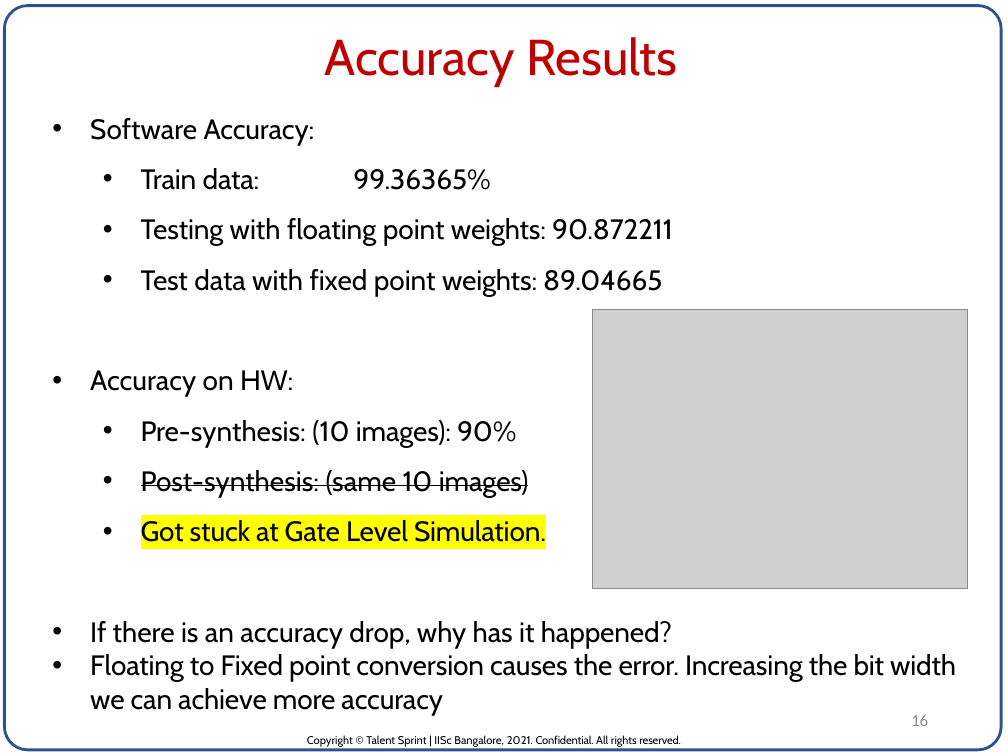
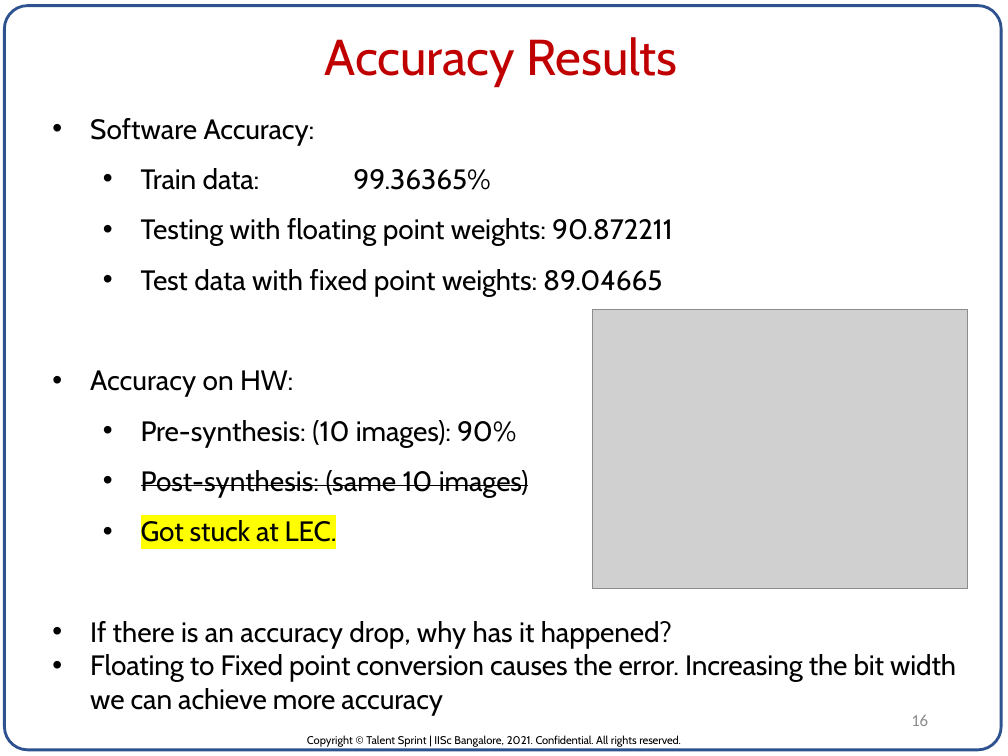
Before and after one commit to pvrajeshkumar/IISC_DVLSI_ML_Project, a slide deck: slide 16 of Project_Report/ASIC for Neural Network inference_P_V_Rajesh_Kumar.pptx. Drawn at 1008x756 pixels with LibreOffice and Linux fonts; fonts in the diff are those of the drawing; grey boxes stand for pictures. Boxes give left, top, right and bottom in pixels: in the first picture for what was removed or moved away, otherwise in the second. Text is boxed around its words. In the diff, an @@ line names an element or a change of style, - is before the commit and + after.

```diff
--- a/Project_Report/ASIC for Neural Network inference_P_V_Rajesh_Kumar.pptx
+++ b/Project_Report/ASIC for Neural Network inference_P_V_Rajesh_Kumar.pptx
@@ text at bbox=[141, 518, 337, 548]: text changed @@
-  • Got stuck at Gate Level Simulation.
+  • Got stuck at LEC.
```
Also in this commit, not shown: 6 other slides changed.
